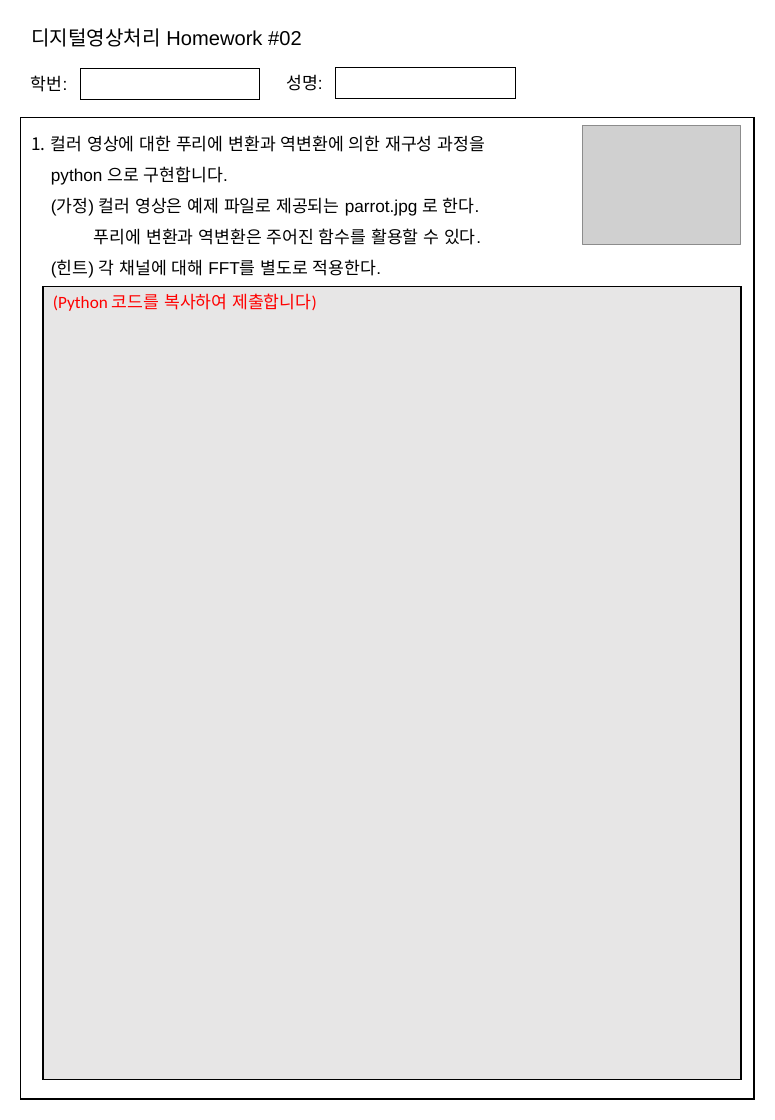
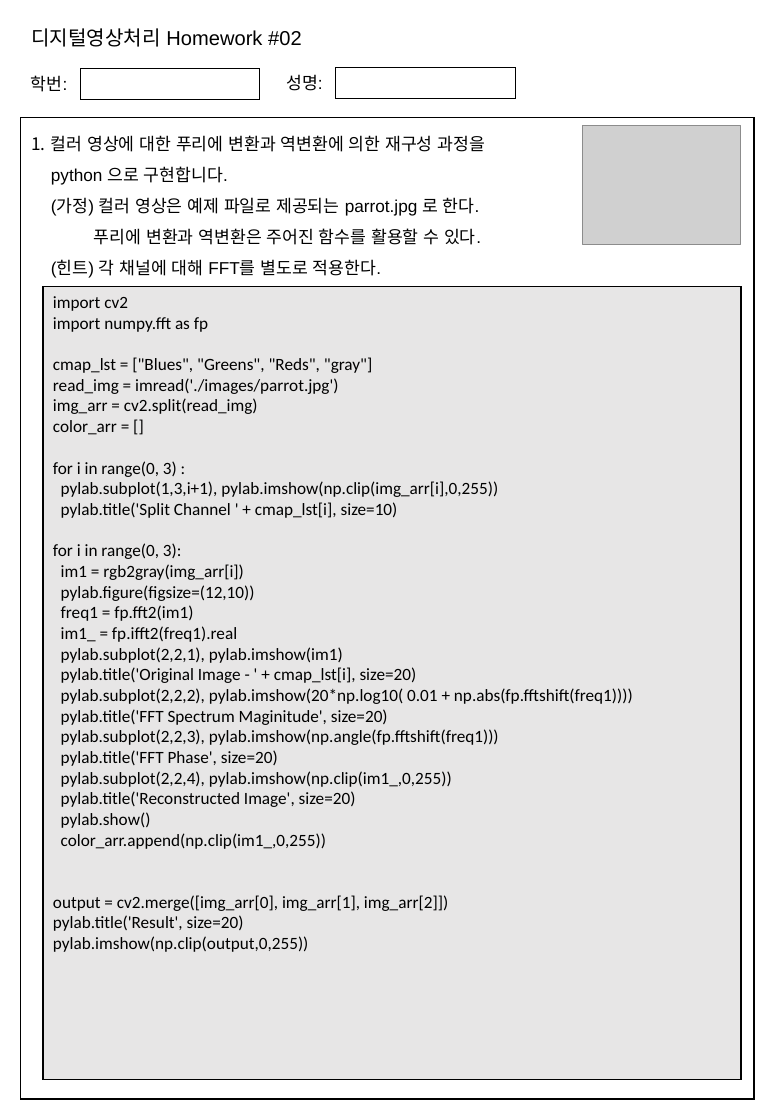
Before and after one commit to oMFDOo/School_3.1, a slide deck: slide 1 of 디지털 영상처리/디지털영상처리(Homework#02).pptx. Drawn at 775x1120 pixels with LibreOffice and Linux fonts; fonts in the diff are those of the drawing; grey boxes stand for pictures. Boxes give left, top, right and bottom in pixels: in the first picture for what was removed or moved away, otherwise in the second. Text is boxed around its words. In the diff, an @@ line names an element or a change of style, - is before the commit and + after.

```diff
--- a/디지털 영상처리/디지털영상처리(Homework#02).pptx
+++ b/디지털 영상처리/디지털영상처리(Homework#02).pptx
@@ text in rectangle at (53, 296, 633, 952): text changed; text colour #FF0000 to #000000 @@
-(Python 코드를 복사하여 제출합니다)
+import cv2
+import numpy.fft as fp
+cmap_lst = ["Blues", "Greens", "Reds", "gray"]
+read_img = imread('./images/parrot.jpg')
+img_arr = cv2.split(read_img)
+color_arr = []
+for i in range(0, 3) :
+pylab.subplot(1,3,i+1), pylab.imshow(np.clip(img_arr[i],0,255))
+pylab.title('Split Channel ' + cmap_lst[i], size=10)
+for i in range(0, 3):
+im1 = rgb2gray(img_arr[i])
+pylab.figure(figsize=(12,10))
+freq1 = fp.fft2(im1)
+im1_ = fp.ifft2(freq1).real
+pylab.subplot(2,2,1), pylab.imshow(im1)
+pylab.title('Original Image - ' + cmap_lst[i], size=20)
+pylab.subplot(2,2,2), pylab.imshow(20*np.log10( 0.01 + np.abs(fp.fftshift(freq1))))
+pylab.title('FFT Spectrum Maginitude', size=20)
+pylab.subplot(2,2,3), pylab.imshow(np.angle(fp.fftshift(freq1)))
+pylab.title('FFT Phase', size=20)
+pylab.subplot(2,2,4), pylab.imshow(np.clip(im1_,0,255))
+pylab.title('Reconstructed Image', size=20)
+pylab.show()
+color_arr.append(np.clip(im1_,0,255))
+output = cv2.merge([img_arr[0], img_arr[1], img_arr[2]])
+pylab.title('Result', size=20)
+pylab.imshow(np.clip(output,0,255))
```
Also in this commit, not shown: 1 other file.
